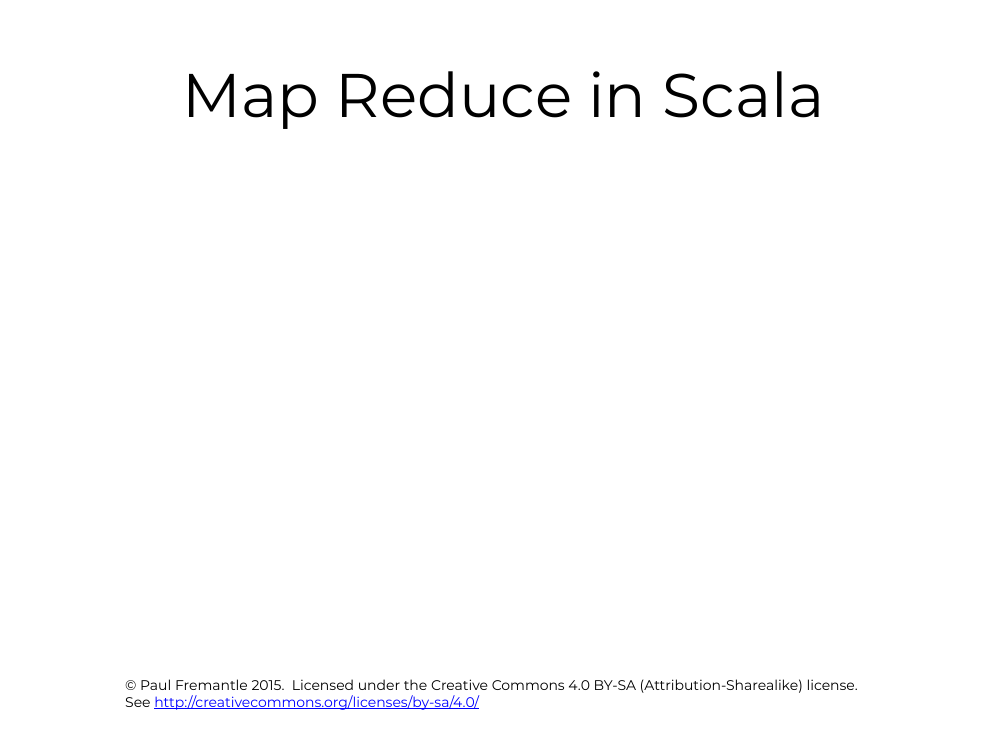
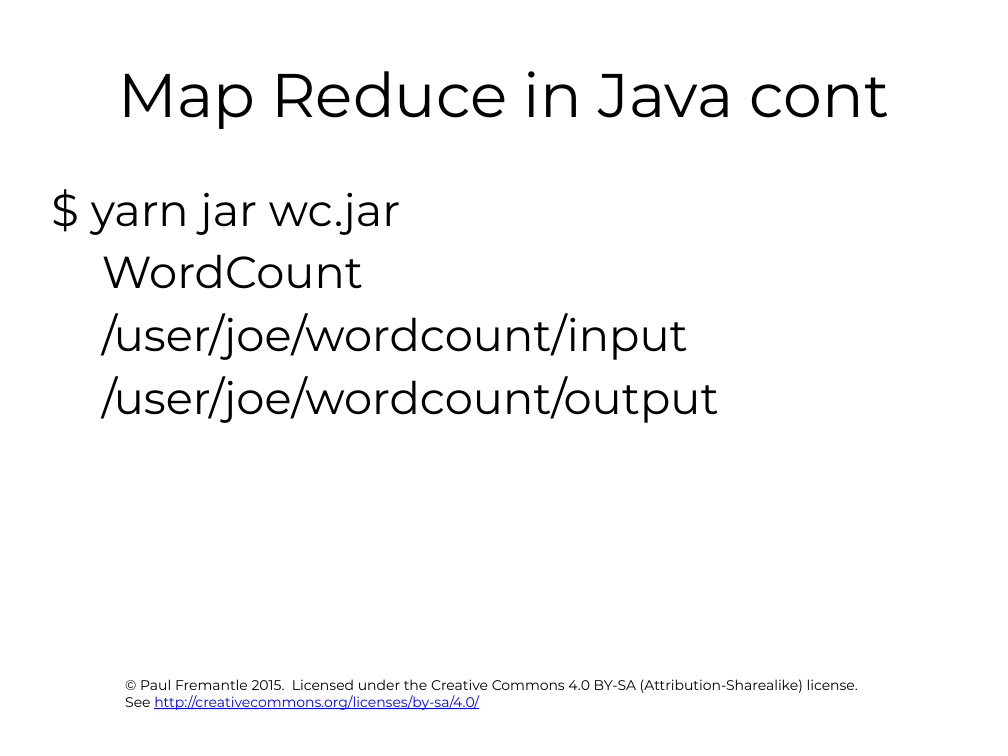
Before and after one commit to pzfreo/ox-clo, a slide deck: slide 29 of pres-source/05-hadoop.pptx (slide 28 before the commit). Drawn at 1008x756 pixels with LibreOffice and Linux fonts; fonts in the diff are those of the drawing; background and template pictures are left out. Boxes give left, top, right and bottom in pixels: in the first picture for what was removed or moved away, otherwise in the second. Text is boxed around its words. In the diff, an @@ line names an element or a change of style, - is before the commit and + after.

```diff
--- a/pres-source/05-hadoop.pptx
+++ b/pres-source/05-hadoop.pptx
@@ title at <box>118,71,890,129</box>: text changed @@
-Map Reduce in Scala
+Map Reduce in Java cont
@@ text added at <box>91,192,719,423</box>, 32 pt, text #000000 @@
+$ yarn jar wc.jar
+WordCount
+/user/joe/wordcount/input
+/user/joe/wordcount/output
```
Also in this commit, not shown: 1 other slide changed, 1 slide added, 4 slides removed, 6 other files.
